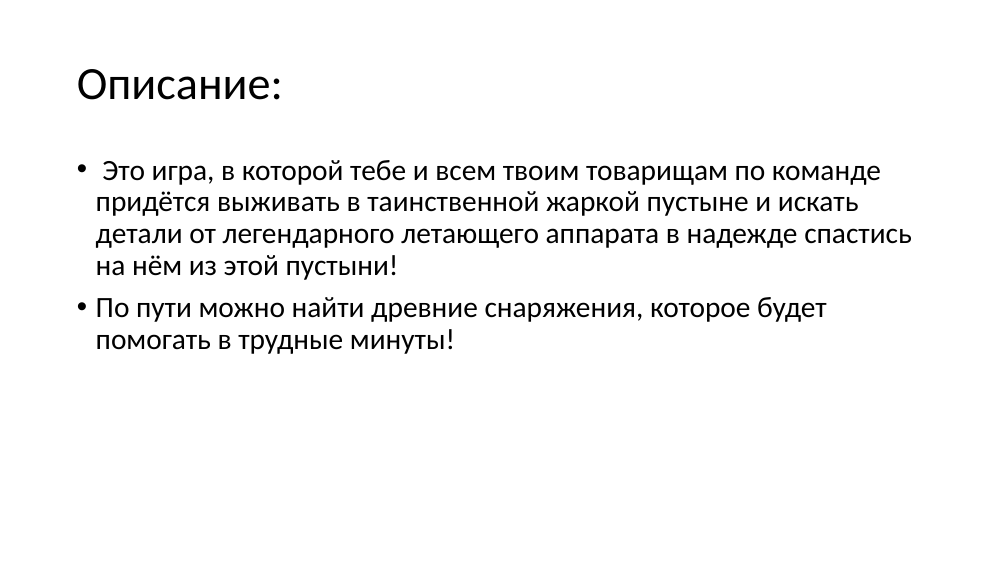
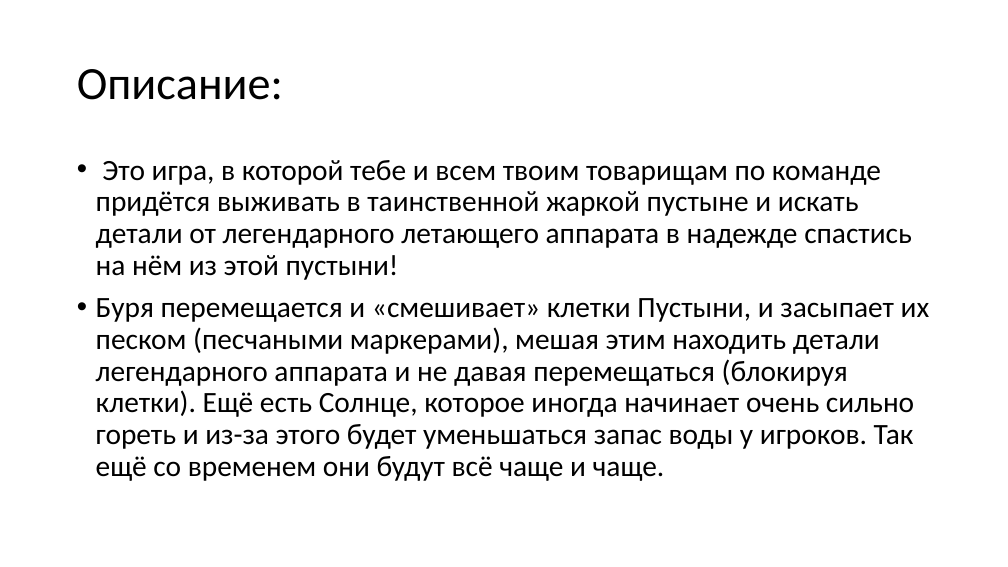
Before and after one commit to Similar3101/Forbidden-Desert-PC-Edition, a slide deck: slide 2 of Презентация.pptx. Drawn at 1008x567 pixels with LibreOffice and Linux fonts; fonts in the diff are those of the drawing. Boxes give left, top, right and bottom in pixels: in the first picture for what was removed or moved away, otherwise in the second. Text is boxed around its words. In the diff, an @@ line names an element or a change of style, - is before the commit and + after.

```diff
--- a/Презентация.pptx
+++ b/Презентация.pptx
@@ text at [96,298,930,481]: text changed @@
-• По пути можно найти древние снаряжения, которое будет помогать в трудные минуты!
+• Буря перемещается и «смешивает» клетки Пустыни, и засыпает их песком (песчаными маркерами), мешая этим находить детали легендарного аппарата и не давая перемещаться (блокируя клетки). Ещё есть Солнце, которое иногда начинает очень сильно гореть и из-за этого будет уменьшаться запас воды у игроков. Так ещё со временем они будут всё чаще и чаще.
```
Also in this commit, not shown: 1 other slide changed, 2 slides added, 1 slide removed, 39 other files.
